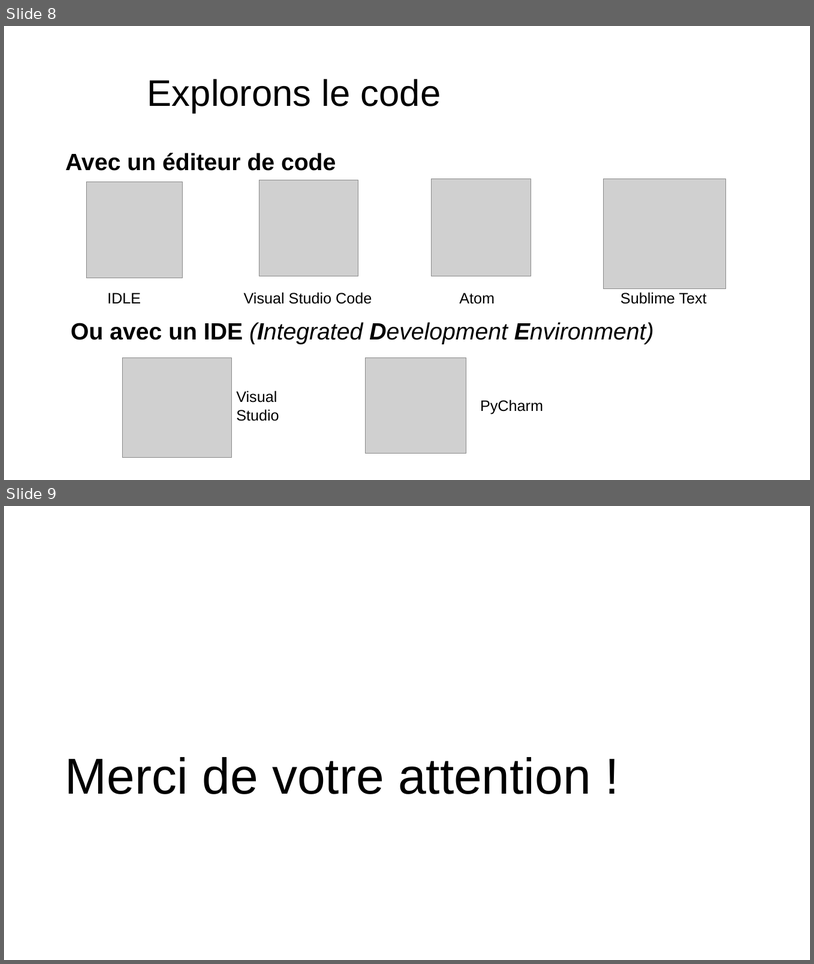
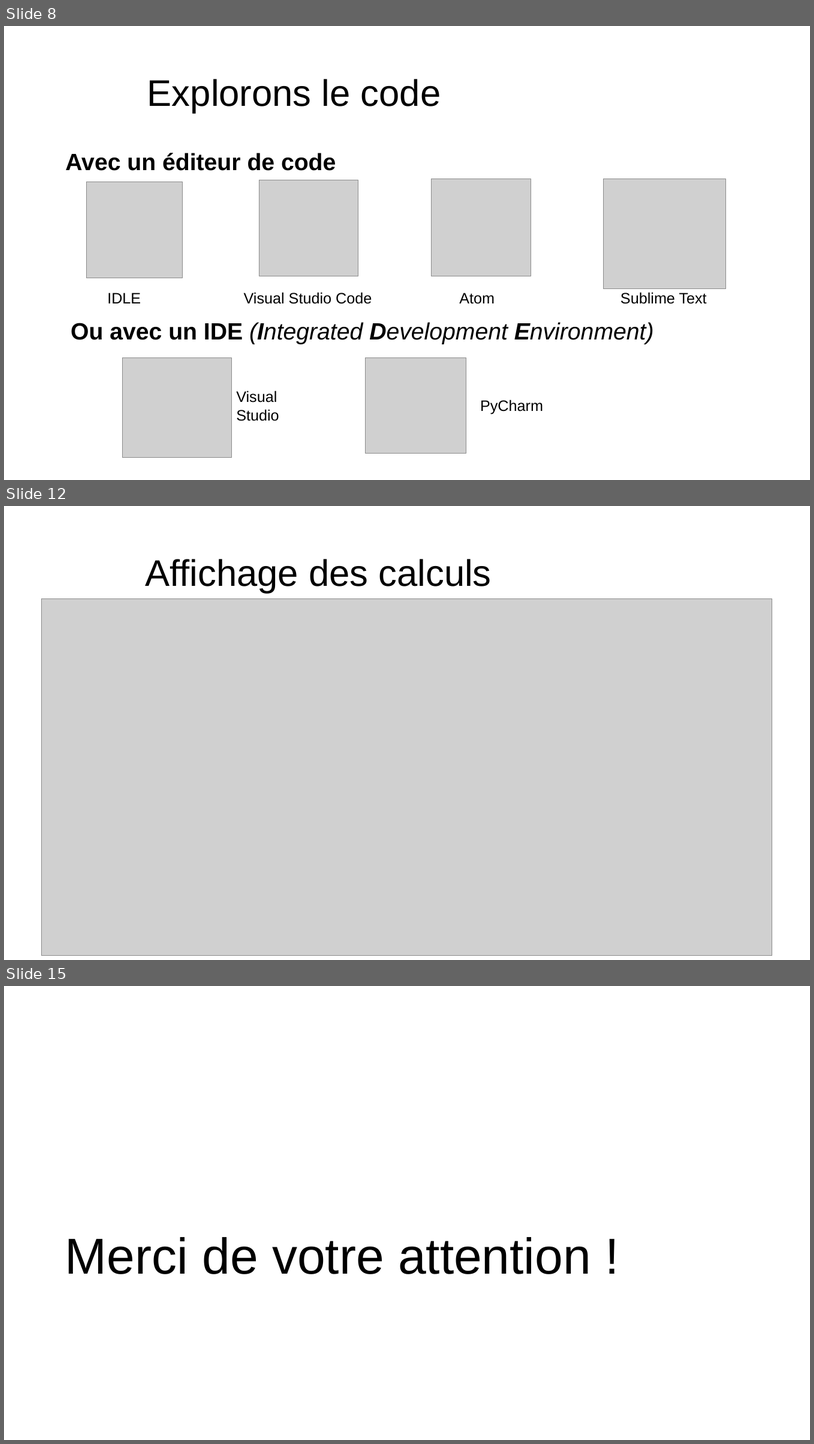
Before and after one commit to Natouche68/present-python-jeu-maths, a slide deck: present_python.pptx. Shown one above the other, each under a label of ours: slides 8 and 9 before the commit, slides 8, 12 and 15 after it; the slides between them are not shown. The pictures are 814x964 and 814x1444 pixels, drawn with LibreOffice and Linux fonts; fonts in the diff are those of the drawing; grey boxes stand for pictures; background and template pictures are left out. Boxes give left, top, right and bottom in pixels: in the first picture for what was removed or moved away, otherwise in the second. Text is boxed around its words. In the diff, an @@ line names an element or a change of style, - is before the commit and + after.

```diff
--- a/present_python.pptx
+++ b/present_python.pptx
@@ slide 12 added at box(4, 506, 810, 960), background picture (left out) @@
@@ title added at box(146, 559, 492, 593), 44 pt, text #000000 @@
+Affichage des calculs
@@ picture added at box(42, 599, 773, 955) @@
@@ what was slide 9 is now slide 15 @@
```
Also in this commit, not shown: 5 other slides added, 1 other file.
